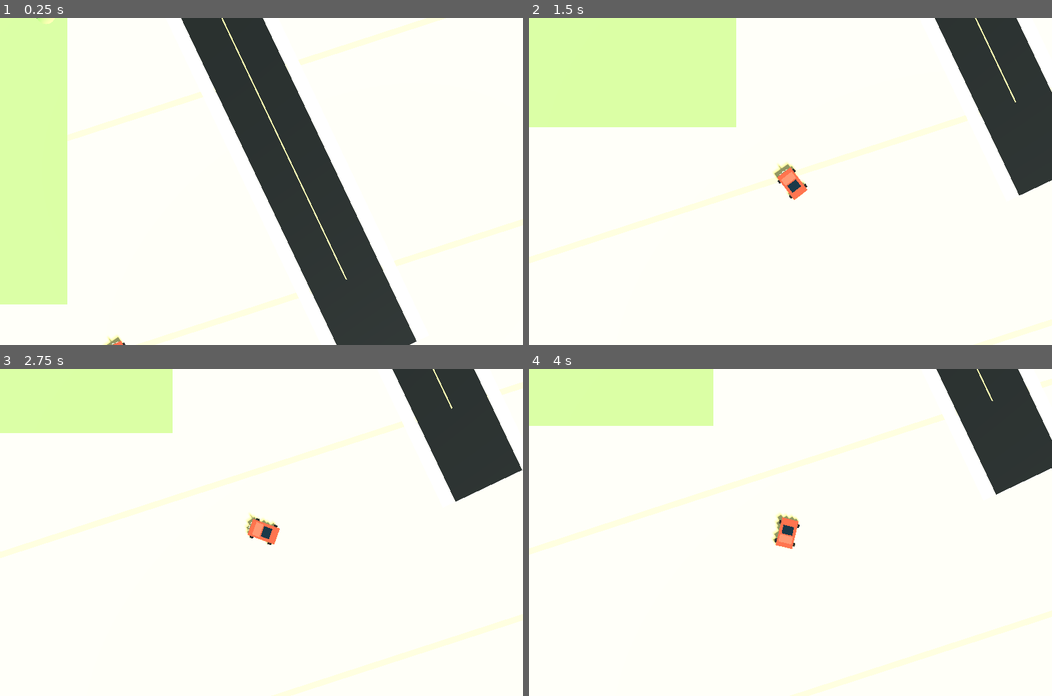
Above: before the commit, frames 1-4 (two rows, left to right).
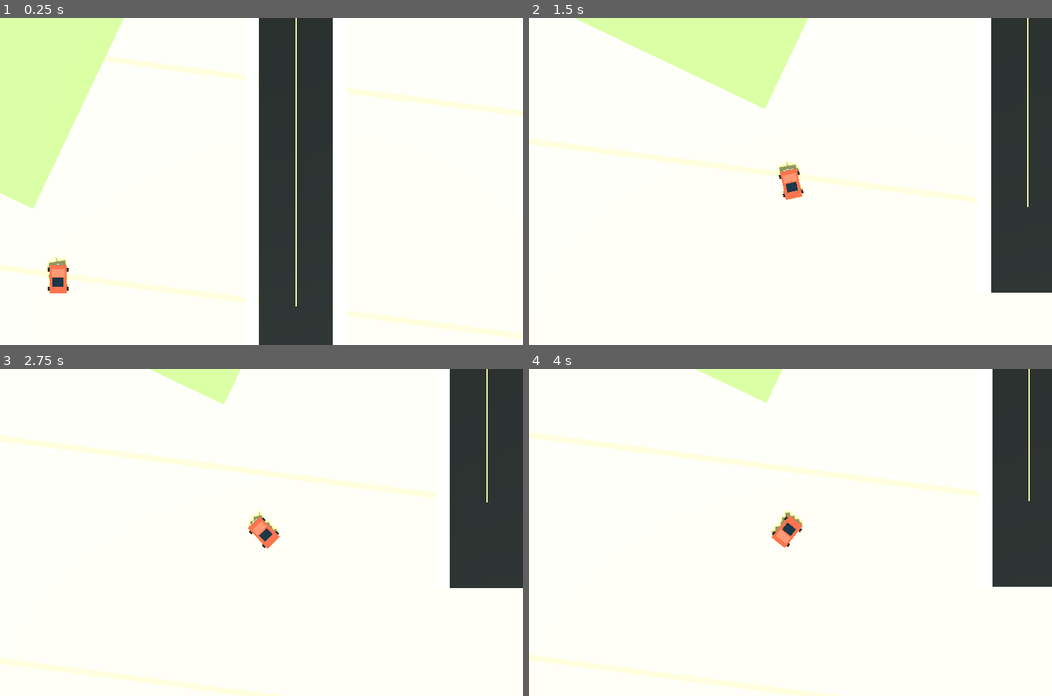
Above: after the commit, the same moments.

Repository: scaiado/lisbon3D
Game: Godot game, scene res://scenes/main.tscn
The game is run twice, just before and just after one commit, with the same random seed, the same clock (stepped at 60 frames per second) and the same inputs.
Inputs:
- Up to frame 1 (0.25 s): no input
- Up to frame 2 (1.5 s): hold D (steer_right) 0.53-1.28 s; hold Shift (boost) 0.53-1.28 s; hold S (brake) from 1.28 s (still down); tap Shift (boost) at 1.35 s
- Up to frame 3 (2.75 s): release S (brake) at 2.03 s; hold D (steer_right) from 2.03 s (still down); hold Shift (boost) from 2.03 s (still down)
- Up to frame 4 (4 s): release D (steer_right) at 2.78 s; release Shift (boost) at 2.78 s; hold W (accelerate) 2.78-3.53 s; tap Shift (boost) at 2.85 s; hold A (steer_left) from 3.53 s (still down); hold Shift (boost) from 3.53 s (still down)

The runs differ from the first frame. In frame 1, 24% of the frame differs, in the area x 0-100%, y 0-100%; in frame 2, 20%; in frame 3, 18%; in frame 4, 16%.

Commit message:
Align native camera to spawn road

Diff:
--- a/game/godot/scripts/camera_rig.gd
+++ b/game/godot/scripts/camera_rig.gd
@@ -6,8 +6,12 @@
 @export var orthographic_size := 62.0
 
 var camera: Camera3D
+var fixed_yaw := 0.0
 
 func _ready() -> void:
+	if target:
+		fixed_yaw = target.rotation.y
+
 	camera = Camera3D.new()
 	camera.name = "ToyDriveCamera"
 	camera.projection = Camera3D.PROJECTION_ORTHOGONAL
@@ -25,4 +29,4 @@
 	global_position = global_position.lerp(desired, min(delta * follow_speed, 1.0))
 
 	camera.global_position = global_position
-	camera.rotation_degrees = Vector3(-90.0, 0.0, 0.0)
+	camera.rotation = Vector3(deg_to_rad(-90.0), fixed_yaw, 0.0)
--- a/game/godot/scripts/main.gd
+++ b/game/godot/scripts/main.gd
@@ -26,20 +26,20 @@
 
 	vehicle = VehicleController.new()
 	vehicle.name = "PlayerCar"
-	add_child(vehicle)
-	vehicle.global_position = world.get_spawn_position()
+	vehicle.position = world.get_spawn_position()
 	vehicle.rotation.y = world.get_spawn_heading()
 	vehicle.configure(world.get_road_segments())
+	add_child(vehicle)
 
 	camera_rig = CameraRig.new()
 	camera_rig.name = "CameraRig"
+	camera_rig.target = vehicle
 	add_child(camera_rig)
-	camera_rig.target = vehicle
 
 	audio_controller = AudioController.new()
 	audio_controller.name = "AudioController"
+	audio_controller.vehicle = vehicle
 	add_child(audio_controller)
-	audio_controller.vehicle = vehicle
 
 func _process(delta: float) -> void:
 	if Input.is_action_just_pressed("respawn") and vehicle:
